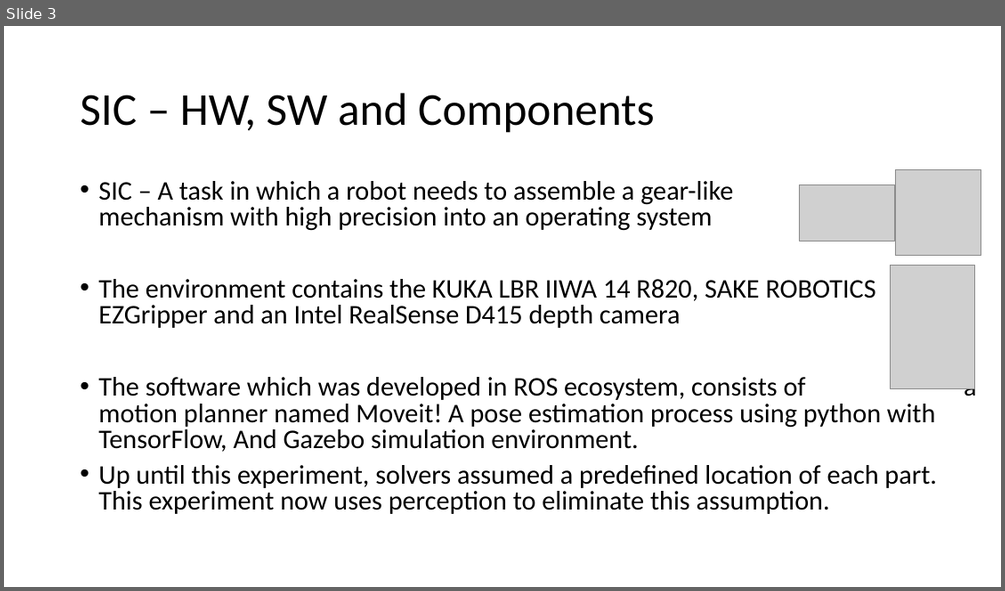
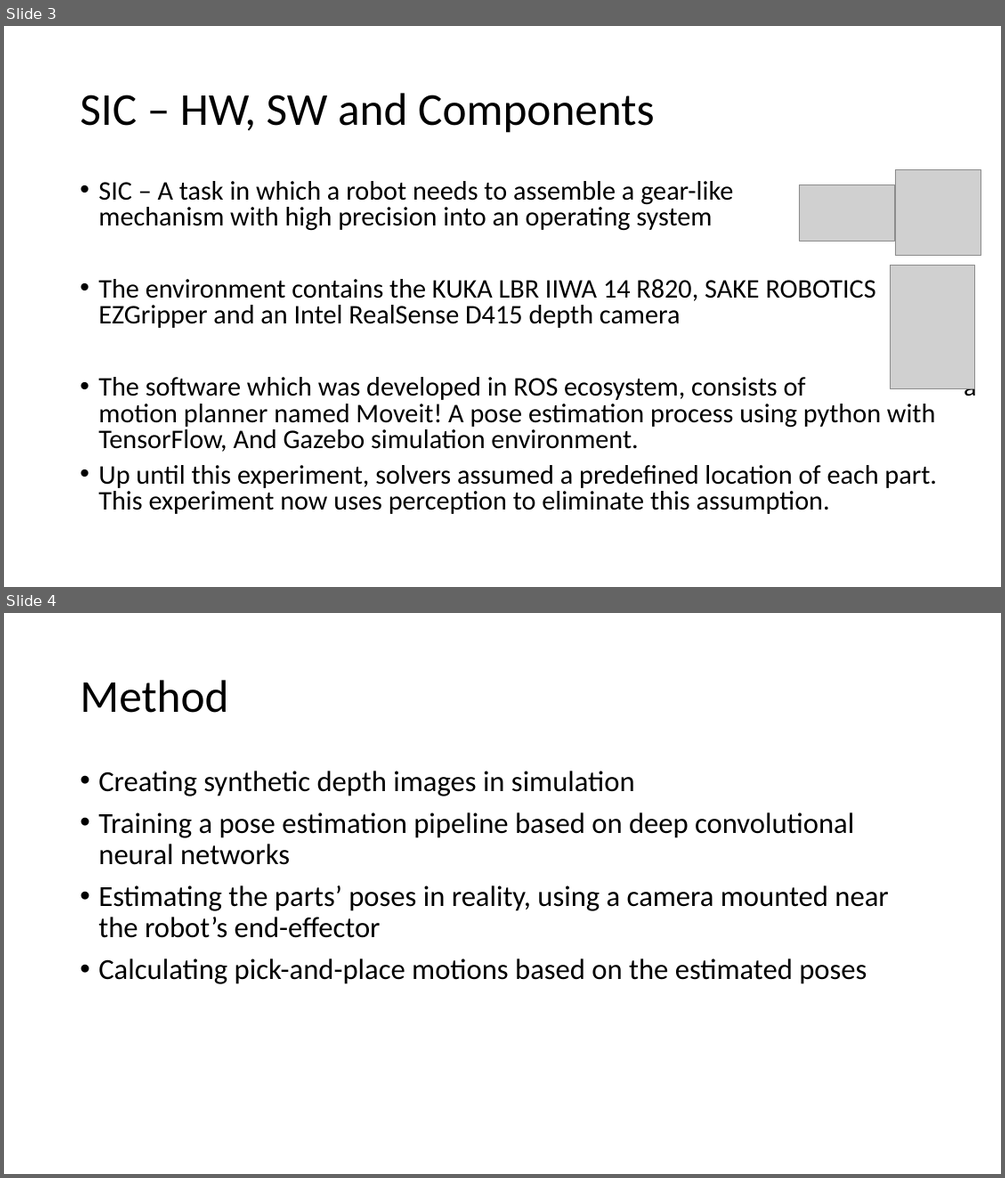
Before and after one commit to farjon/IRS_course, a slide deck: FinalProject/FinalProject.pptx. Shown one above the other, each under a label of ours: slide 3 before the commit, slides 3 and 4 after it. The pictures are 1005x591 and 1005x1178 pixels, drawn with LibreOffice and Linux fonts; fonts in the diff are those of the drawing; grey boxes stand for pictures. Boxes give left, top, right and bottom in pixels: in the first picture for what was removed or moved away, otherwise in the second. Text is boxed around its words. In the diff, an @@ line names an element or a change of style, - is before the commit and + after.

```diff
--- a/FinalProject/FinalProject.pptx
+++ b/FinalProject/FinalProject.pptx
@@ slide 4 added at <box>4,613,1001,1174</box>, background #FFFFFF @@
@@ title added at <box>80,680,228,713</box>, 44 pt, text #000000 @@
+Method
@@ text added at <box>98,771,888,984</box>, 28 pt, text #000000 @@
+• Creating synthetic depth images in simulation
+• Training a pose estimation pipeline based on deep convolutional neural networks
+• Estimating the parts’ poses in reality, using a camera mounted near the robot’s end-effector
+• Calculating pick-and-place motions based on the estimated poses
```
Also in this commit, not shown: 1 slide changed, 2 other slides added, 3 other files.
